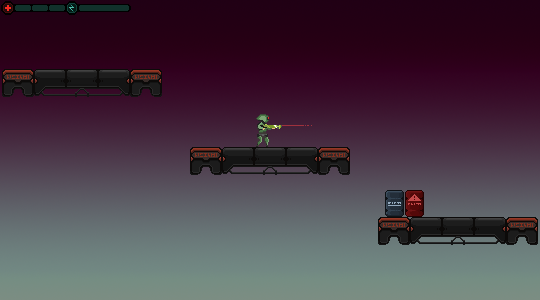
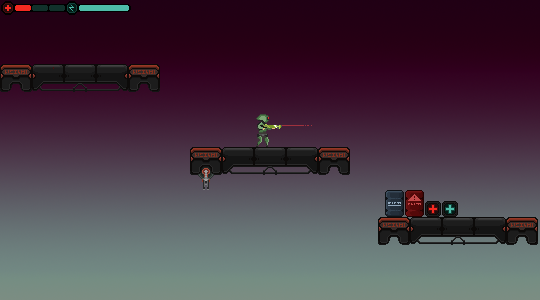
Layer changes from the first 540x300 image to the second:
added layer "Status" in group "UI" over [15, 5, 129, 11]
added group "Energykit" (1st of 2, in "Props") with 1 layers in group "Props" over [442, 201, 458, 217]
added layer "Energykit" (2nd of 2, in "Props" › "Energykit") in group "Energykit" over [442, 201, 458, 217]
added group "Medkit" (1st of 2, in "Props") with 1 layers in group "Props" over [425, 201, 441, 217]
added layer "Medkit" (2nd of 2, in "Props" › "Medkit") in group "Medkit" over [425, 201, 441, 217]
painted on "Platforms" over [0, 64, 162, 97]
added group "Turret" with 2 layers above "Layer 7" over [198, 167, 214, 190]
added layer "Layer 10" in group "Turret" over [202, 168, 210, 190]
added layer "Layer 11" in group "Turret" over [198, 167, 214, 180]
